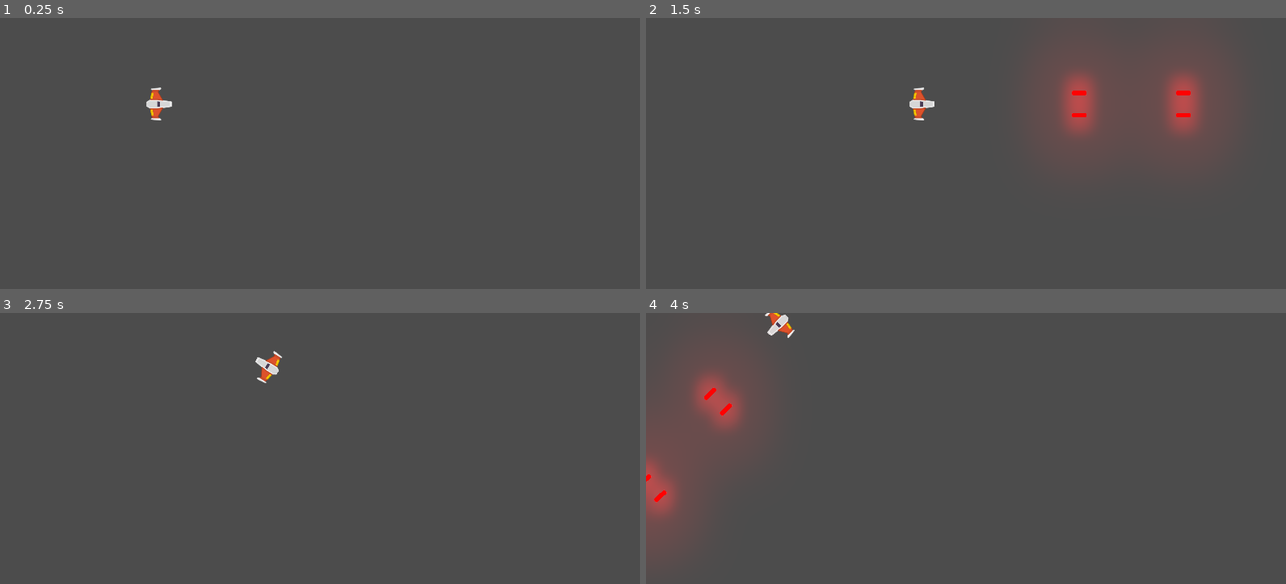
Above: before the commit, frames 1-4 (two rows, left to right).
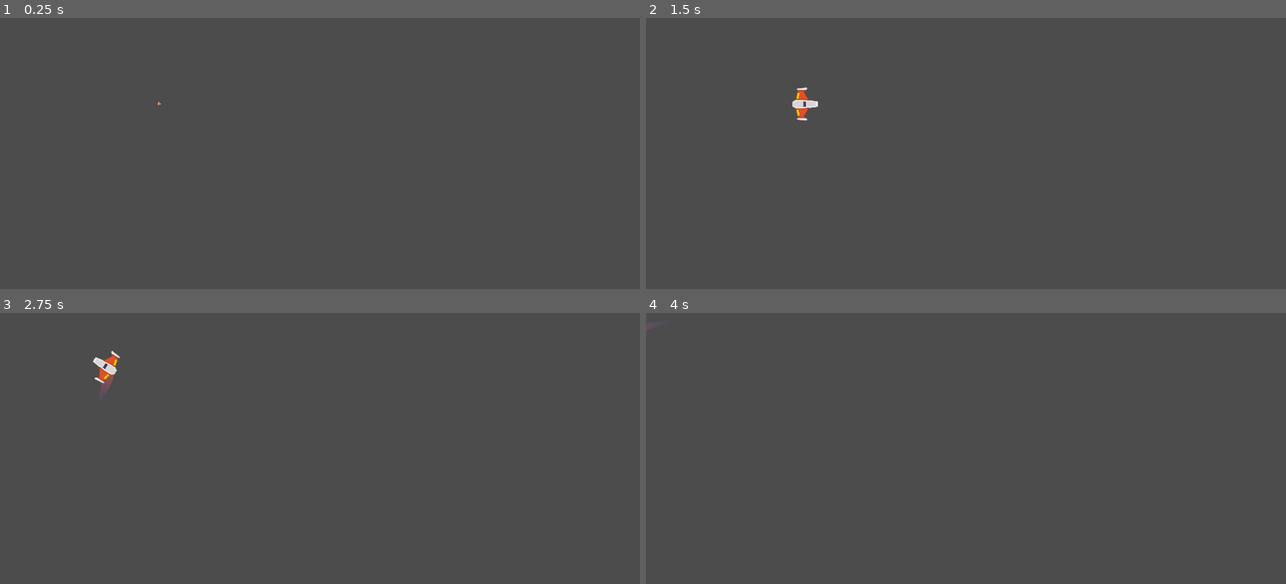
Above: after the commit, the same moments.

Repository: 07Facundo/Juego_Meteoritos
Game: Godot game, scene res://Juego/Niveles/NivelTest.tscn
Two runs of this game, one before a commit and one after it. Both use one fixed random seed, a clock stepped at 60 frames per second and the inputs below.
Inputs:
- Up to frame 1 (0.25 s): no input
- Up to frame 2 (1.5 s): tap Enter at 0.5 s; hold W (mover_adelante) 0.53-1.28 s; hold Space (disparo_principal) 0.53-1.28 s; hold S (mover_atras) from 1.28 s (still down); tap Alt (disparo_secundario) at 1.35 s
- Up to frame 3 (2.75 s): release S (mover_atras) at 2.03 s; hold W (mover_adelante) from 2.03 s (still down); hold A (rotar_antihorario) from 2.03 s (still down)
- Up to frame 4 (4 s): release A (rotar_antihorario) at 2.78 s; tap D (rotar_horario) at 2.85 s; release W (mover_adelante) at 3.53 s; hold S (mover_atras) from 3.53 s (still down); hold Space (disparo_principal) from 3.53 s (still down)

The runs differ from the first frame. In frame 1, 0.2% of the frame differs, in the area x 22-27%, y 25-38%; in frame 2, 6.9%, in the area x 22-90%, y 15-48%; in frame 3, 0.6%; in frame 4, 6.4%.

Commit message:
Mas ajustes.

Diff:
--- /dev/null
+++ b/Juego/Motor/MotorSFX.gd
@@ -0,0 +1,41 @@
+class_name Motor
+
+extends AudioStreamPlayer2D
+
+export var tiempo_transicion: float = 0.6
+export var volumen_apagado: float = -15.0
+
+onready var tween_sonido: Tween= $Tween
+
+var volumen_original: float
+
+func _ready() -> void:
+	volumen_original = volume_db
+	volume_db = volumen_apagado
+
+func sonido_on() -> void:
+	#Check si no esta sonando y ejecutar el efecto
+	#de transicion
+	if not playing:
+		play()
+
+	efecto_transicion(volume_db, volumen_original)
+
+
+func sonido_off() -> void:
+	#Ejecutar el efecto de transicion
+	efecto_transicion(volume_db, volumen_apagado)
+
+func efecto_transicion (desde_vol: float, hasta_vol: float) -> void:
+# warning-ignore:return_value_discarded
+	tween_sonido.interpolate_property(
+		self,
+		"volume_db",
+		desde_vol,
+		hasta_vol,
+		tiempo_transicion,
+		Tween.TRANS_LINEAR,
+		Tween.EASE_OUT_IN
+	)
+# warning-ignore:return_value_discarded
+	tween_sonido.start()
--- /dev/null
+++ b/Juego/Motor/MotorSFX.tscn
@@ -0,0 +1,11 @@
+[gd_scene load_steps=3 format=2]
+
+[ext_resource path="res://Juego/Naves/Player/motor.ogg" type="AudioStream" id=1]
+[ext_resource path="res://Juego/Motor/MotorSFX.gd" type="Script" id=2]
+
+[node name="MotorSFX" type="AudioStreamPlayer2D"]
+stream = ExtResource( 1 )
+bus = "SFX"
+script = ExtResource( 2 )
+
+[node name="Tween" type="Tween" parent="."]
--- /dev/null
+++ b/Juego/Naves/Player/Estela/Trail2D.gd
@@ -0,0 +1,113 @@
+# Draws a 2D trail using Godot's `Line2D`.
+#
+# Instantiate `Trail2D` as a child of a moving node to use it. To control the color, width curve,
+# texture, or trail width, use parameters from the `Line2D` class.
+tool
+
+class_name Estela
+extends Line2D
+
+export var is_emitting := false setget set_emitting
+
+# Distance in pixels between vertices. A higher resolution leads to more details.
+export var resolution := 5.0
+# Life of each point in seconds before it is deleted.
+export var lifetime := 0.5
+# Maximum number of points allowed on the curve.
+export var max_points := 100 setget set_max_points
+
+# Optional path to the target node to follow. If not set, the instance follows its parent.
+export var target_path: NodePath
+
+var _points_creation_time := []
+var _last_point := Vector2.ZERO
+var _clock := 0.0
+var _offset := 0.0
+
+onready var target: Node2D = get_node_or_null(target_path)
+
+
+func _ready() -> void:
+	if not target:
+		target = get_parent() as Node2D
+
+	if Engine.editor_hint:
+		set_process(false)
+		return
+
+	_offset = position.length()
+	set_as_toplevel(true)
+	clear_points()
+	position = Vector2.ZERO
+	_last_point = to_local(target.global_position) + calculate_offset()
+
+
+func _get_configuration_warning() -> String:
+	var warning := "Missing Target node: assign a Node that extends Node2D in the Target Path or make the Trail a child of a parent that extends Node2D"
+	if target:
+		warning = ""
+	return warning
+
+
+func _process(delta: float) -> void:
+	_clock += delta
+	remove_older()
+
+	if not is_emitting:
+		return
+
+	# Adding new points if necessary.
+	var desired_point := to_local(target.global_position)
+	var distance: float = _last_point.distance_to(desired_point)
+	if distance > resolution:
+		add_timed_point(desired_point, _clock)
+
+
+# Creates a new point and stores its creation time.
+func add_timed_point(point: Vector2, time: float) -> void:
+	add_point(point + calculate_offset())
+	_points_creation_time.append(time)
+	_last_point = point
+	if get_point_count() > max_points:
+		remove_first_point()
+
+
+# Calculates the offset of the trail from its target.
+func calculate_offset() -> Vector2:
+	return - 1.0 * polar2cartesian(1.0, target.rotation).rotated(- PI / 2) * _offset
+
+
+# Removes the first point in the line and the corresponding time.
+func remove_first_point() -> void:
+	if get_point_count() > 1:
+		remove_point(0)
+	_points_creation_time.pop_front()
+
+
+# Remove points older than `lifetime`.
+func remove_older() -> void:
+	for creation_time in _points_creation_time:
+		var delta = _clock - creation_time
+		if delta > lifetime:
+			remove_first_point()
+		# Points in `_points_creation_time` are ordered from oldest to newest so as soon as a point
+		# isn't older than `lifetime`, we know all remaining points should stay as well.
+		else:
+			break
+
+
+func set_emitting(emitting: bool) -> void:
+	is_emitting = emitting
+	if Engine.editor_hint:
+		return
+
+	if not is_inside_tree():
+		yield(self, "ready")
+
+	if is_emitting:
+		clear_points()
+		_points_creation_time.clear()
+		_last_point = to_local(target.global_position) + calculate_offset()
+
+func set_max_points(point: int) -> void:
+	max_points = point
--- /dev/null
+++ b/Juego/Naves/Player/Estela/Trail2D.tscn
@@ -0,0 +1,17 @@
+[gd_scene load_steps=4 format=2]
+
+[ext_resource path="res://Juego/Naves/Player/Estela/Trail2D.gd" type="Script" id=1]
+
+[sub_resource type="Curve" id=1]
+_data = [ Vector2( 0, 0 ), 0.0, 1.0, 0, 1, Vector2( 1, 1 ), 1.0, 0.0, 1, 0 ]
+
+[sub_resource type="Gradient" id=2]
+colors = PoolColorArray( 0.294118, 0.356863, 0.670588, 0, 0.788235, 0.301961, 0.164706, 1 )
+
+[node name="Trail2D" type="Line2D"]
+points = PoolVector2Array( 0, 0, 32, 0 )
+width_curve = SubResource( 1 )
+default_color = Color( 1, 1, 1, 1 )
+gradient = SubResource( 2 )
+joint_mode = 2
+script = ExtResource( 1 )
--- a/Juego/Naves/Player/Player.gd
+++ b/Juego/Naves/Player/Player.gd
@@ -2,29 +2,69 @@
 
 extends RigidBody2D
 
+enum ESTADO{SPAWN, VIVO, INVENCIBLE, MUERTO}
+
+
+
 export var potencia_motor: int = 20
 export var potencia_rotacion: int = 280
+export var estela_maxima: int = 150
+
 
 var empuje: Vector2 = Vector2.ZERO
 var dir_rotacion:int = 0
+var estado_actual: int = ESTADO.SPAWN
+
 
 onready var canion:Canion = $Canion
 onready var laser:RayoLaser = $LaserBeam2D
-
+onready var estela: Estela = $EstelaPuntoInicio/Trail2D
+onready var motor_sfx: Motor = $MotorSFX
+onready var colisionador: CollisionShape2D = $CollisionShape2D
 
 # Called when the node enters the scene tree for the first time.
 func _ready() -> void:
-	pass # Replace with function body.
+	pass
+#	controlar_estados(estado_actual)
+#	controlar_estados(ESTADO.VIVO)
 
+func controlar_estados(new_status) -> void:
+	match new_status:
+		ESTADO.SPAWN:
+			colisionador.set_deferred("disabled", true)
+			canion.set_puede_disparar(false)
+		ESTADO.VIVO:
+			colisionador.set_deferred("disabled",false)
+			canion.set_puede_disparar(true)
+		ESTADO.INVENCIBLE:
+				colisionador.set_deferred("disabled", true)
+				canion.set_puede_disparar(true)
+		ESTADO.MUERTO:
+			colisionador.set_deferred("disabled", true)
+			canion.set_puede_disparar(false)
+			queue_free()
+		_:
+			printerr("Error de estado")
+	estado_actual = new_status
 
 func _unhandled_input(event: InputEvent) -> void:
+	if not input_is_activo():
+		return
 	#Disparo Rayo
 	if event.is_action_pressed("disparo_secundario"):
 		laser.set_is_casting(true)
-
 	if event.is_action_released("disparo_secundario"):
 		laser.set_is_casting(false)
 
+	#Estela sonido del motor
+	if event.is_action_pressed("mover_adelante"):
+		estela.set_max_points(estela_maxima)
+		motor_sfx.sonido_on()
+	elif event.is_action_pressed("mover_atras"):
+		estela.set_max_points(0)
+		motor_sfx.sonido_on()
+	if event.is_action_released("mover_adelante") or event.is_action_released("mover_atras"):
+		motor_sfx.sonido_off()
 
 # warning-ignore:unused_argument
 func _integrate_forces(state: Physics2DDirectBodyState) -> void:
@@ -39,6 +79,8 @@
 
 
 func player_input() -> void:
+	if not input_is_activo():
+		return
 #	Empuje
 	empuje = Vector2.ZERO
 	if Input.is_action_pressed("mover_adelante"):
@@ -56,3 +98,16 @@
 		canion.set_esta_disparando(true)
 	if Input.is_action_just_released("disparo_principal"):
 		canion.set_esta_disparando(false)
+
+
+
+func input_is_activo() -> bool:
+	if estado_actual in [ESTADO.MUERTO, ESTADO.SPAWN]:
+		return false
+	return true
+
+
+
+func _on_AnimationPlayer_animation_finished(anim_name: String) -> void:
+	if anim_name == "spawn":
+		controlar_estados(ESTADO.VIVO)
--- a/Juego/Naves/Player/Player.tscn
+++ b/Juego/Naves/Player/Player.tscn
@@ -1,15 +1,65 @@
-[gd_scene load_steps=7 format=2]
+[gd_scene load_steps=12 format=2]
 
 [ext_resource path="res://Juego/Naves/Player/player_orange.png" type="Texture" id=1]
 [ext_resource path="res://Juego/Naves/Player/MaterialFisico.tres" type="PhysicsMaterial" id=2]
 [ext_resource path="res://Juego/Naves/Player/Player.gd" type="Script" id=3]
 [ext_resource path="res://Juego/Proyectiles/Canion.tscn" type="PackedScene" id=4]
 [ext_resource path="res://Juego/Proyectiles/Laser/LaserBeam2D.tscn" type="PackedScene" id=5]
+[ext_resource path="res://Juego/Naves/Player/Estela/Trail2D.tscn" type="PackedScene" id=6]
+[ext_resource path="res://Juego/Motor/MotorSFX.tscn" type="PackedScene" id=7]
 
 [sub_resource type="CircleShape2D" id=1]
 radius = 36.8241
 
+[sub_resource type="Animation" id=2]
+length = 0.001
+tracks/0/type = "value"
+tracks/0/path = NodePath("Sprite:scale")
+tracks/0/interp = 1
+tracks/0/loop_wrap = true
+tracks/0/imported = false
+tracks/0/enabled = true
+tracks/0/keys = {
+"times": PoolRealArray( 0 ),
+"transitions": PoolRealArray( 1 ),
+"update": 0,
+"values": [ Vector2( 1, 1 ) ]
+}
+
+[sub_resource type="Animation" id=3]
+resource_name = "default"
+tracks/0/type = "value"
+tracks/0/path = NodePath("Sprite:scale")
+tracks/0/interp = 1
+tracks/0/loop_wrap = true
+tracks/0/imported = false
+tracks/0/enabled = true
+tracks/0/keys = {
+"times": PoolRealArray( 0 ),
+"transitions": PoolRealArray( 1 ),
+"update": 0,
+"values": [ Vector2( 1, 1 ) ]
+}
+
+[sub_resource type="Animation" id=4]
+resource_name = "spawn"
+length = 1.6
+tracks/0/type = "value"
+tracks/0/path = NodePath("Sprite:scale")
+tracks/0/interp = 1
+tracks/0/loop_wrap = true
+tracks/0/imported = false
+tracks/0/enabled = true
+tracks/0/keys = {
+"times": PoolRealArray( 0, 0.2, 0.4, 0.6, 0.8, 1, 1.2, 1.4 ),
+"transitions": PoolRealArray( 1, 1, 1, 1, 1, 1, 1, 1 ),
+"update": 0,
+"values": [ Vector2( 0, 0 ), Vector2( 0.1, 0.1 ), Vector2( 0.2, 0.2 ), Vector2( 0.3, 0.3 ), Vector2( 0.4, 0.4 ), Vector2( 0.5, 0.5 ), Vector2( 0.6, 0.6 ), Vector2( 1, 1 ) ]
+}
+
 [node name="Player" type="RigidBody2D"]
+z_index = 50
+z_as_relative = false
 physics_material_override = ExtResource( 2 )
 gravity_scale = 0.0
 can_sleep = false
@@ -39,4 +89,25 @@
 [node name="LaserBeam2D" parent="." instance=ExtResource( 5 )]
 position = Vector2( 37.7441, 0 )
 
+[node name="EstelaPuntoInicio" type="Position2D" parent="."]
+position = Vector2( -7.57263, 0 )
+
+[node name="Trail2D" parent="EstelaPuntoInicio" instance=ExtResource( 6 )]
+points = PoolVector2Array( 0, 0, 60, 0 )
+width = 50.0
+is_emitting = true
+lifetime = 0.6
+max_points = 150
+target_path = NodePath("..")
+
+[node name="MotorSFX" parent="." instance=ExtResource( 7 )]
+
+[node name="AnimationPlayer" type="AnimationPlayer" parent="."]
+autoplay = "spawn"
+anims/RESET = SubResource( 2 )
+anims/default = SubResource( 3 )
+anims/spawn = SubResource( 4 )
+
+[connection signal="animation_finished" from="AnimationPlayer" to="." method="_on_AnimationPlayer_animation_finished"]
+
 [editable path="Canion"]
--- a/Juego/Proyectiles/Canion.gd
+++ b/Juego/Proyectiles/Canion.gd
@@ -12,7 +12,7 @@
 onready var disparo_sfx: AudioStreamPlayer2D = $DisparoSFX
 onready var esta_enfriado: bool = true
 onready var esta_disparando:bool = false setget set_esta_disparando
-
+onready var puede_disparar:bool = false setget set_puede_disparar
 
 var puntos_disparo: Array = []
 
@@ -56,3 +56,6 @@
 func _on_TimerEnfriamiento_timeout() -> void:
 	disparo_sfx.stop()
 	esta_enfriado = true
+
+func set_puede_disparar(valor:bool) -> void:
+	puede_disparar = valor
--- a/Juego/Proyectiles/Laser/LaserBeam2D.tscn
+++ b/Juego/Proyectiles/Laser/LaserBeam2D.tscn
@@ -61,6 +61,8 @@
 color_ramp = SubResource( 2 )
 
 [node name="LaserBeam2D" type="RayCast2D"]
+z_index = 41
+z_as_relative = false
 enabled = true
 cast_to = Vector2( 0, 0 )
 script = ExtResource( 1 )
--- a/project.godot
+++ b/project.godot
@@ -13,6 +13,16 @@
 "class": "Canion",
 "language": "GDScript",
 "path": "res://Juego/Proyectiles/Canion.gd"
+}, {
+"base": "Line2D",
+"class": "Estela",
+"language": "GDScript",
+"path": "res://Juego/Naves/Player/Estela/Trail2D.gd"
+}, {
+"base": "AudioStreamPlayer2D",
+"class": "Motor",
+"language": "GDScript",
+"path": "res://Juego/Motor/MotorSFX.gd"
 }, {
 "base": "Node2D",
 "class": "Nivel",
@@ -36,6 +46,8 @@
 } ]
 _global_script_class_icons={
 "Canion": "",
+"Estela": "",
+"Motor": "",
 "Nivel": "",
 "Player": "",
 "Proyectil": "",
Not shown, added: Juego/Naves/Player/motor.ogg
